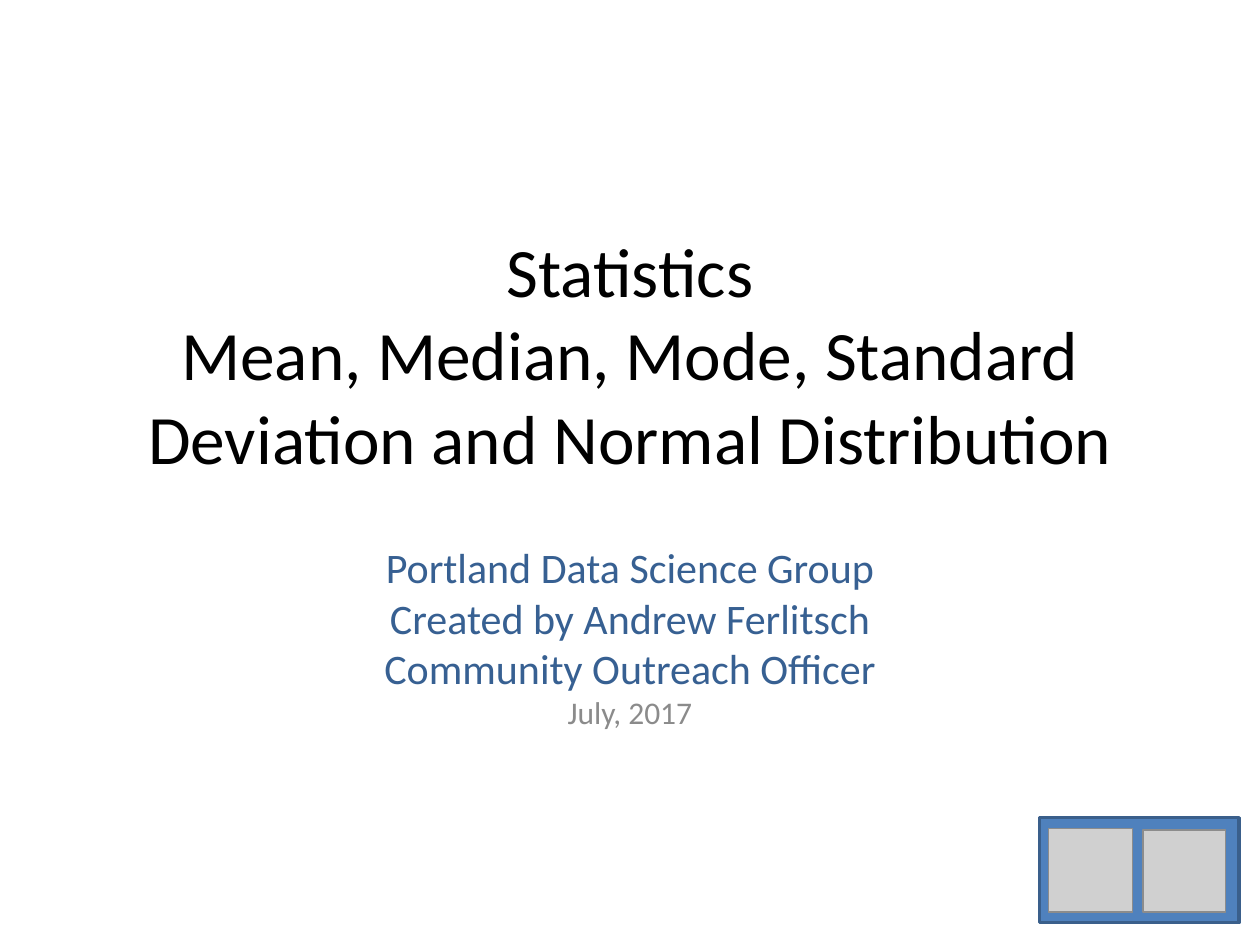
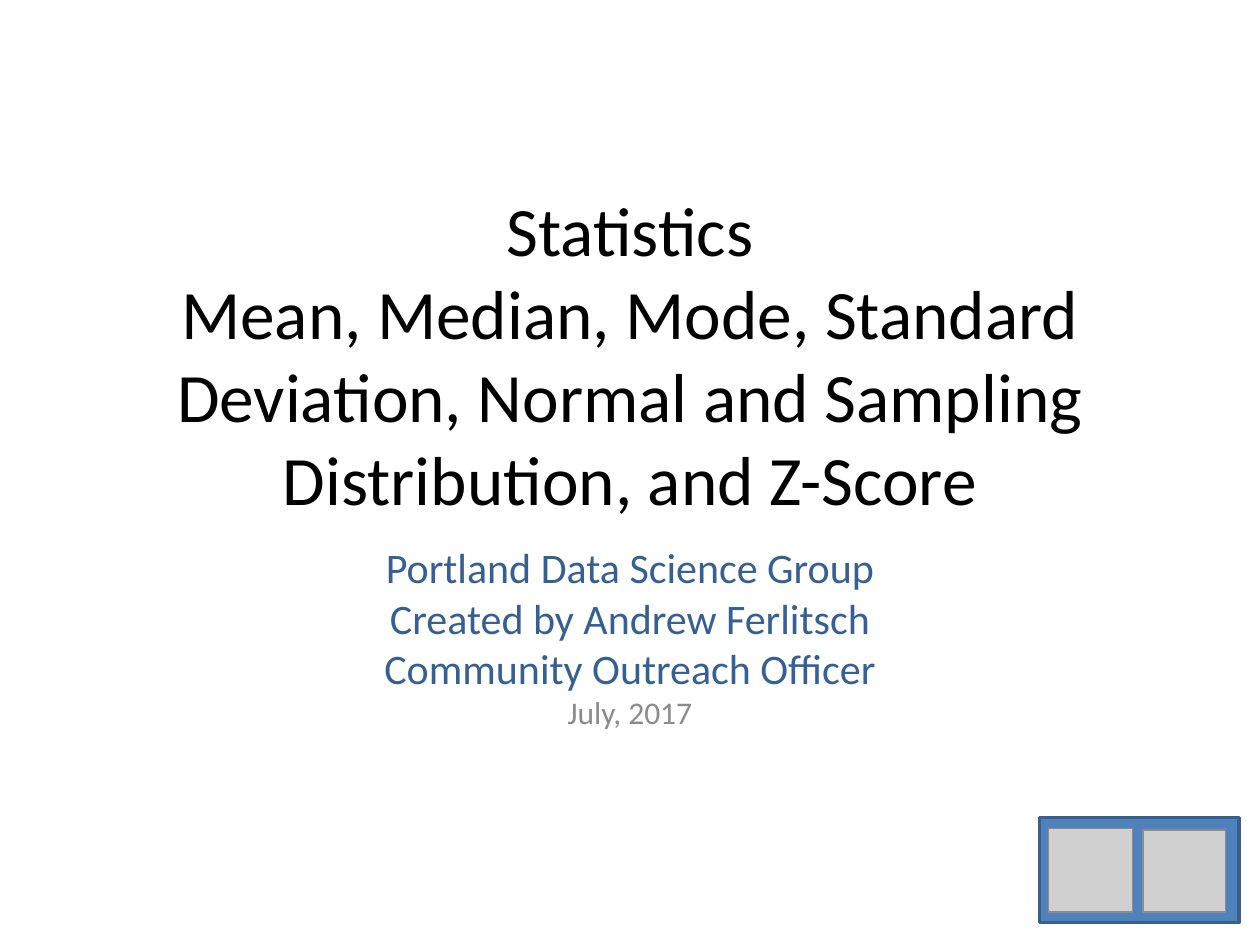
Before and after one commit to andrewferlitsch/Portland-Data-Science-Group, a slide deck: slide 1 of Presentations/Stats - Basics - Terms.pptx. Drawn at 1260x945 pixels with LibreOffice and Linux fonts; fonts in the diff are those of the drawing; grey boxes stand for pictures. Boxes give left, top, right and bottom in pixels: in the first picture for what was removed or moved away, otherwise in the second. Text is boxed around its words. In the diff, an @@ line names an element or a change of style, - is before the commit and + after.

Commit message:
stats update

```diff
--- a/Presentations/Stats - Basics - Terms.pptx
+++ b/Presentations/Stats - Basics - Terms.pptx
@@ title at bbox=[177, 291, 1082, 514]: text changed @@
-Statistics
-Mean, Median, Mode, Standard Deviation and Normal Distribution
+Statistics
+Mean, Median, Mode, Standard Deviation, Normal and Sampling Distribution, and Z-Score
```
